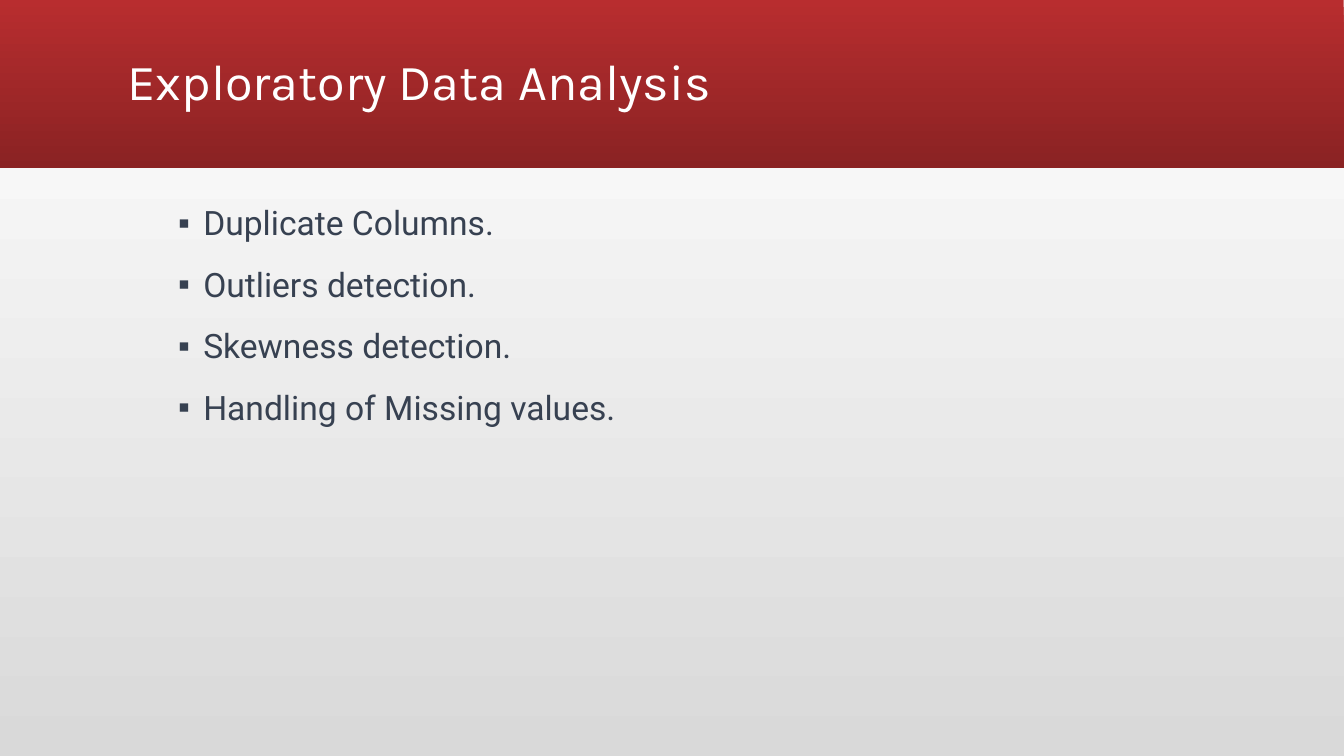
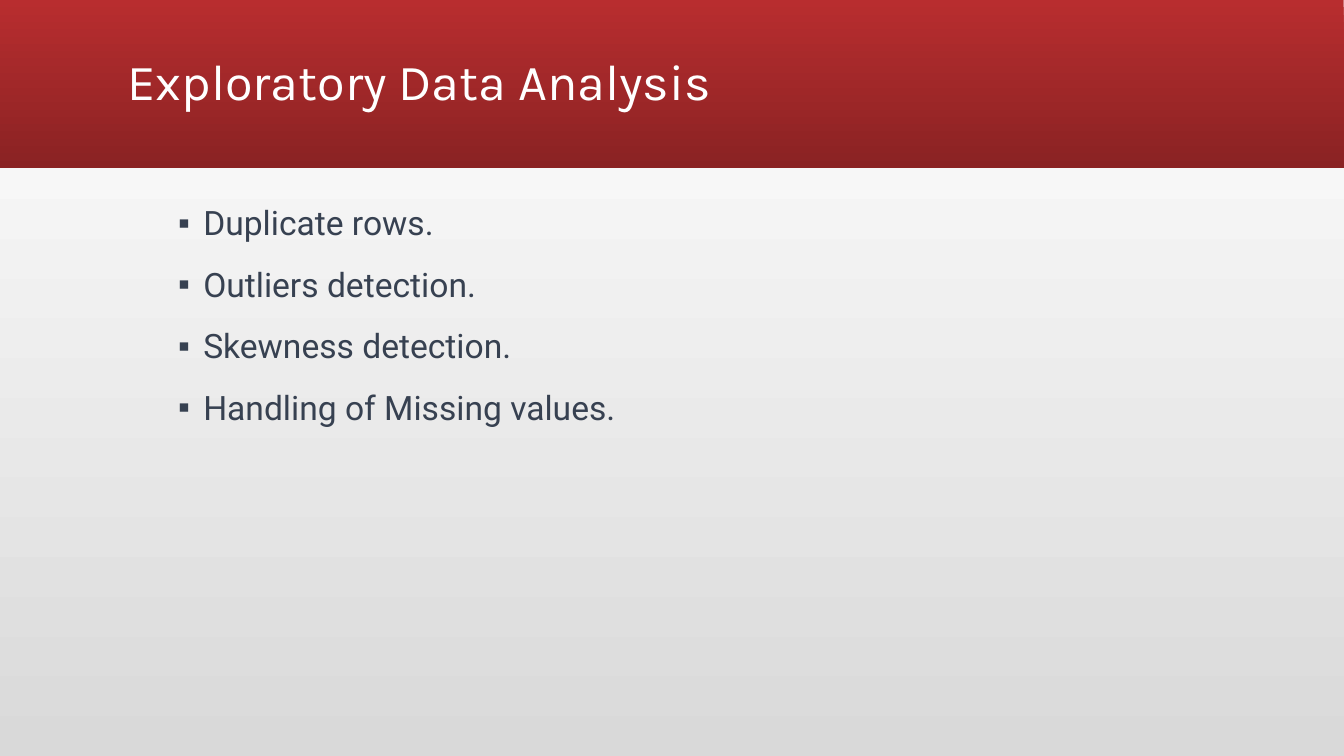
Before and after one commit to DATA-606-SPRING-2023-TUE/SriBhanu_DATA606, a slide deck: slide 6 of docs/capstone.pptx. Drawn at 1344x756 pixels with LibreOffice and Linux fonts; fonts in the diff are those of the drawing. Boxes give left, top, right and bottom in pixels: in the first picture for what was removed or moved away, otherwise in the second. Text is boxed around its words. In the diff, an @@ line names an element or a change of style, - is before the commit and + after.

```diff
--- a/docs/capstone.pptx
+++ b/docs/capstone.pptx
@@ text at [203,210,434,242]: text changed @@
-▪ Duplicate Columns.
+▪ Duplicate rows.
```
Also in this commit, not shown: 3 other slides changed.
